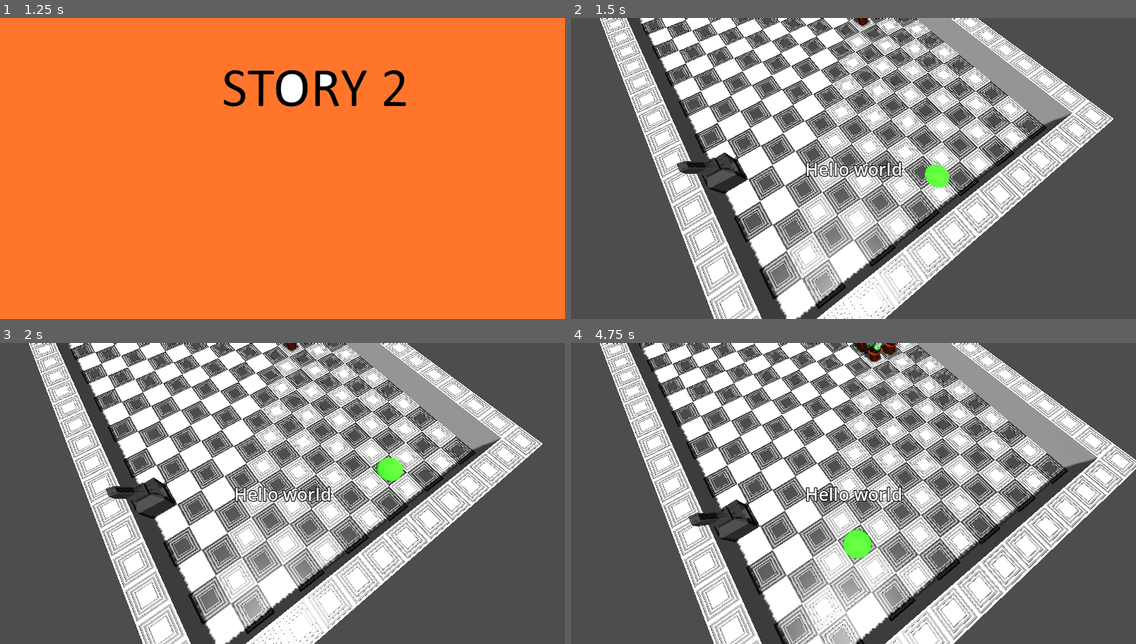
Above: before the commit, frames 1-4 (two rows, left to right).
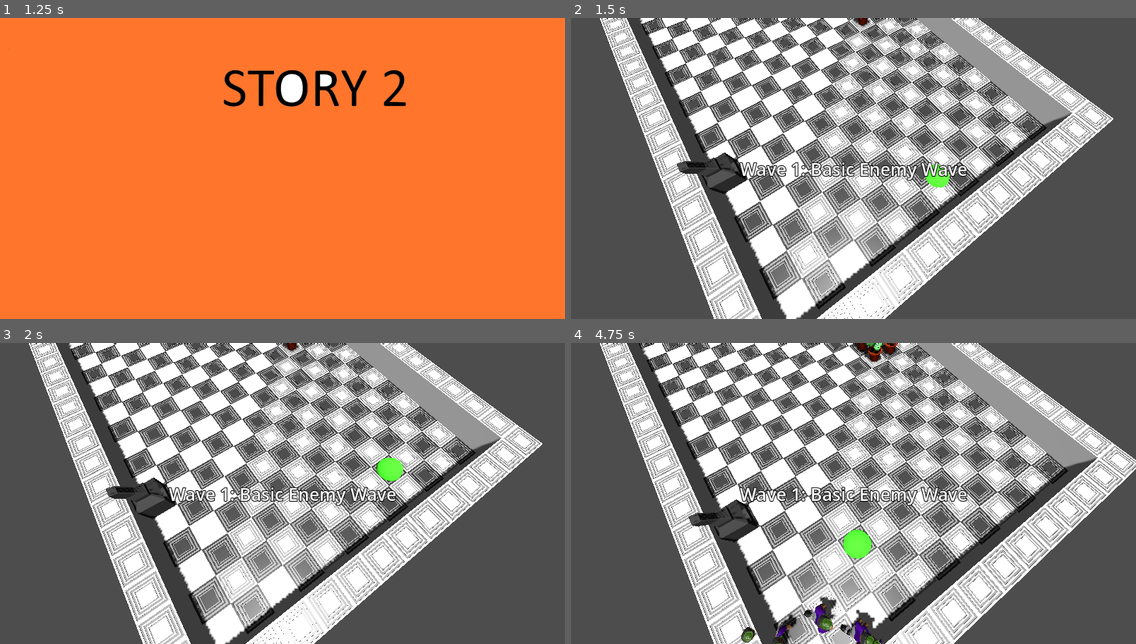
Above: after the commit, the same moments.

Repository: pinguinosod/gse_winterjam2024
Game: Godot game, scene res://main.tscn
Two runs of this game, one before a commit and one after it. Both use one fixed random seed, a clock stepped at 60 frames per second and the inputs below.
Inputs (mouse positions are in pixels of both pictures, inside the frame that each line leads up to):
- Up to frame 1 (1.25 s): tap Enter (ui_accept) at 0.5, 0.77 s; move the mouse to (406, 153) at 0.52 s; hold D (move_right) from 0.53 s (still down); tap Space (end_turn) at 0.6 s; click (406, 153) at 0.67 s
- Up to frame 2 (1.5 s): tap Enter (ui_accept) at 1.25 s; move the mouse to (740, 183) at 1.27 s; release D (move_right) at 1.28 s; hold S (move_down) from 1.28 s (still down); tap Space (end_turn) at 1.35 s
- Up to frame 3 (2 s): keep holding S (move_down); tap Enter (ui_accept) at 1.52 s
- Up to frame 4 (4.75 s): tap Enter (ui_accept) at 2, 2.75, 3.02, 3.77, 4.52 s; move the mouse to (910, 427) at 2.02 s; release S (move_down) at 2.03 s; hold D (move_right) 2.03-2.78 s; tap Space (end_turn) every 0.75 s from 2.1 to 4.35 s; move the mouse to (825, 553) at 2.77 s; hold W (move_up) 2.78-3.53 s; click (825, 553) at 2.92 s; move the mouse to (1023, 538) at 3.52 s; hold A (move_left) from 3.53 s (still down); tap F4 (DEBUG_KILL_ALL) at 4.15 s; move the mouse to (684, 448) at 4.27 s

Frame 1 is identical in both runs. In frame 2, 1.2% of the frame differs, in the area x 29-71%, y 47-55%; in frame 3, 1.2%; in frame 4, 2.3%, in the area x 29-71%, y 47-100%.
Error before the commit: Invalid assignment of property or key 'visible' with value of type 'bool' on a base object of type 'Nil'. (res://ui.gd:60)

Commit message:
TURN LOGIC!!

Diff:
--- a/scripts/game_manager.gd
+++ b/scripts/game_manager.gd
@@ -111,7 +111,6 @@
 	for enemy in occupiedEnemies:
 		if enemy.inTurn:
 			return true
-	playerTurn = true
 	return false
 
 # Called every frame. 'delta' is the elapsed time since the previous frame.
@@ -122,6 +121,7 @@
 			#	load_next_wave()
 			for enemy in occupiedEnemies:
 				enemy.take_turn()
+		playerTurn = true
 	timeElapsed += delta
 	if timeElapsed > 1:
 		secondsPassed += 1
@@ -131,10 +131,10 @@
 		textDisplay.hide()
 
 func _input(event: InputEvent) -> void:
-	if Input.is_action_just_pressed("end_turn") and playerTurn:
+	if Input.is_action_just_pressed("end_turn") and not enemyTurn():
 		playerTurn = false
-	if Input.is_action_just_pressed("DEBUG_KILL_ALL") and playerTurn:
+	if Input.is_action_just_pressed("DEBUG_KILL_ALL") and not enemyTurn():
 		clear_enemies()
-	if Input.is_action_just_pressed("DEBUG_NEXT_SCENE") and playerTurn:
+	if Input.is_action_just_pressed("DEBUG_NEXT_SCENE") and not enemyTurn():
 		clear_enemies()
 		load_next_scene()
--- a/ui.gd
+++ b/ui.gd
@@ -57,8 +57,9 @@
 
 		texture_rect = $TextureRect_3
 		_play_audio_new_slide()
-		label.visible = true
-
+		if label:
+			label.visible = true
+		_go_into_game()
 
 	texture_rect.visible = true
 
Not shown: 1 places in models/tiles/bookshelfTile.tres that only renumber resources
Not shown: 1 places in models/tiles/bookshelfTileRotated.tres that only renumber resources
